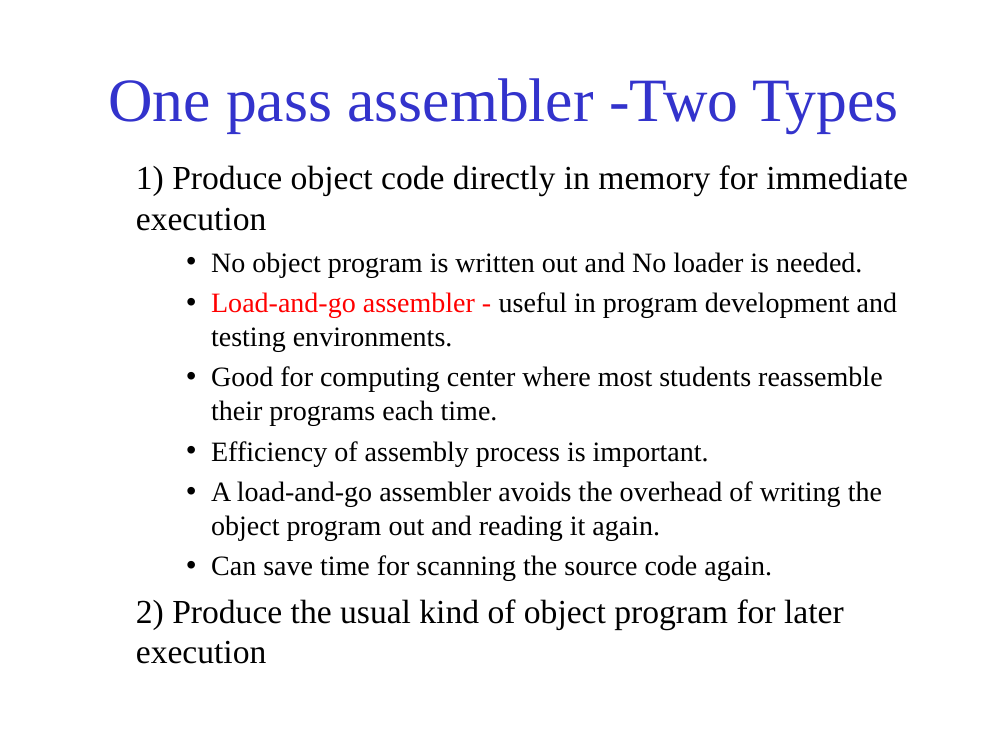
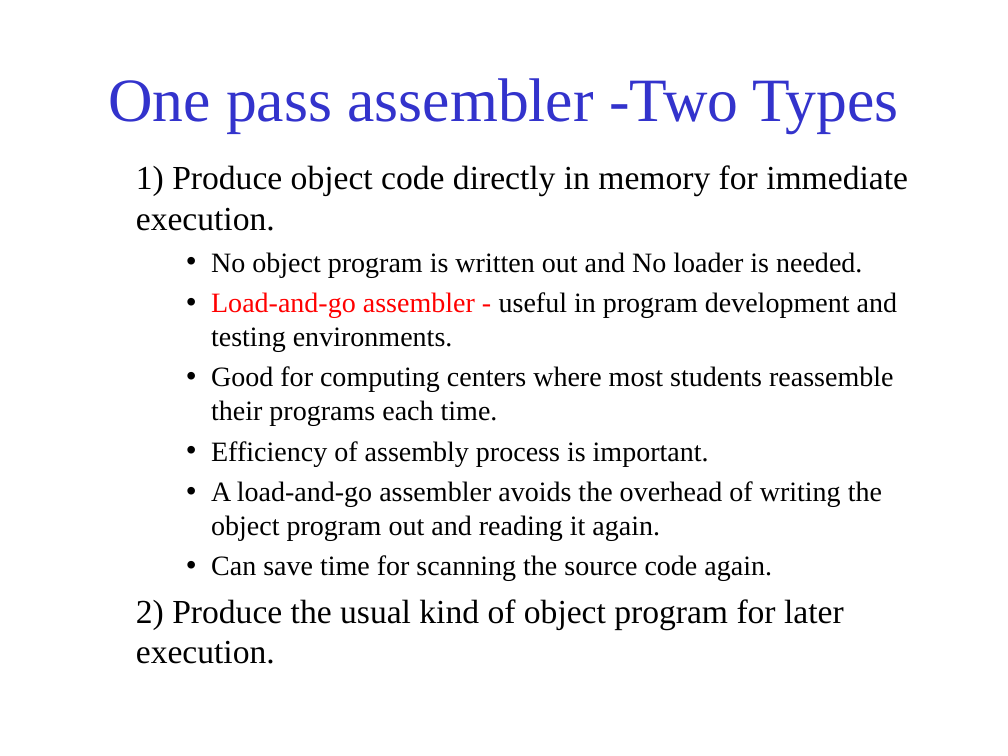
Before and after one commit to kazimsayed954/S5, a slide deck: slide 7 of 02. System Software/Sir's PPTs/3.3. Assembler Design Options.ppt. Drawn at 1008x756 pixels with LibreOffice and Linux fonts; fonts in the diff are those of the drawing. Boxes give left, top, right and bottom in pixels: in the first picture for what was removed or moved away, otherwise in the second. Text is boxed around its words. In the diff, an @@ line names an element or a change of style, - is before the commit and + after.

```diff
--- a/02. System Software/Sir's PPTs/3.3. Assembler Design Options.ppt
+++ b/02. System Software/Sir's PPTs/3.3. Assembler Design Options.ppt
@@ text at [136,165,908,231]: text changed @@
-  1) Produce object code directly in memory for immediate execution
+  1) Produce object code directly in memory for immediate execution.
@@ text at [211,366,893,425]: text changed @@
-    • Good for computing center where most students reassemble their programs each time.
+    • Good for computing centers where most students reassemble their programs each time.
@@ text at [136,599,844,664]: text changed @@
-  2) Produce the usual kind of object program for later execution
+  2) Produce the usual kind of object program for later execution.
```
Also in this commit, not shown: 11 other slides changed, 1 slide removed, 1 other file.
